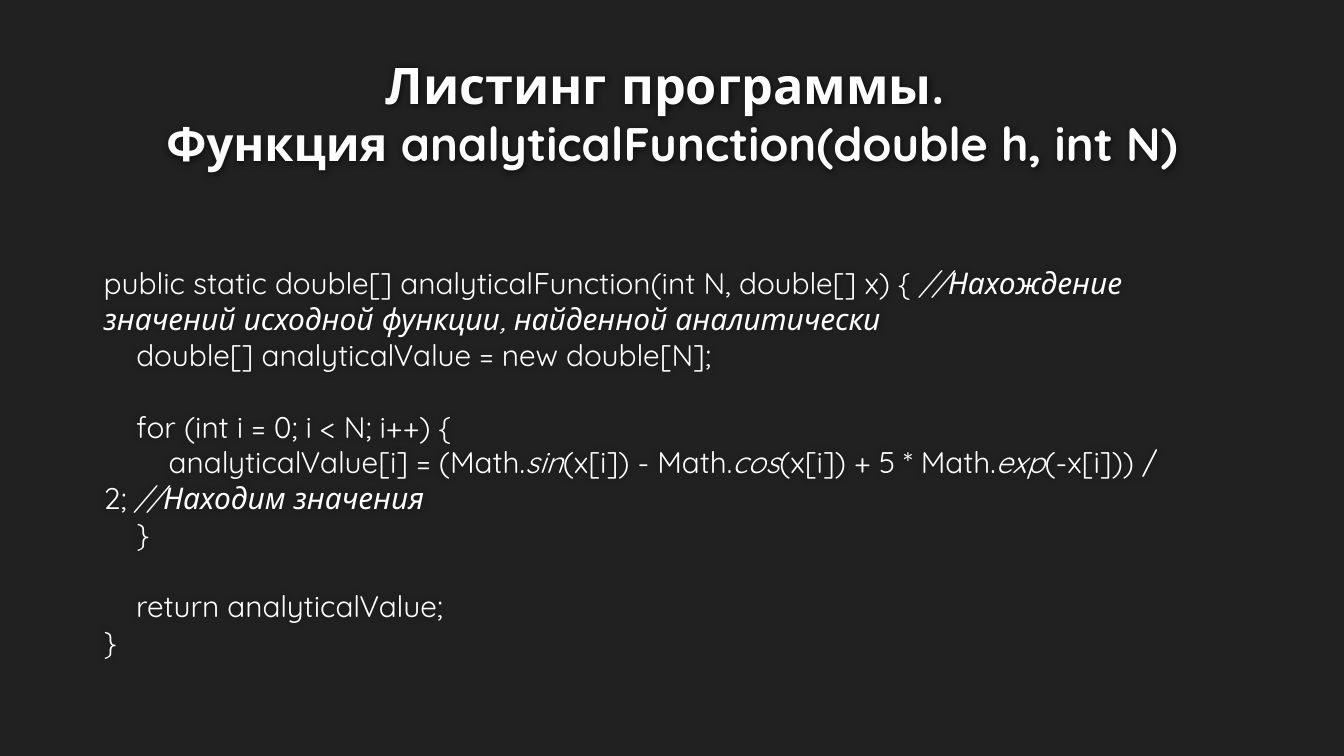
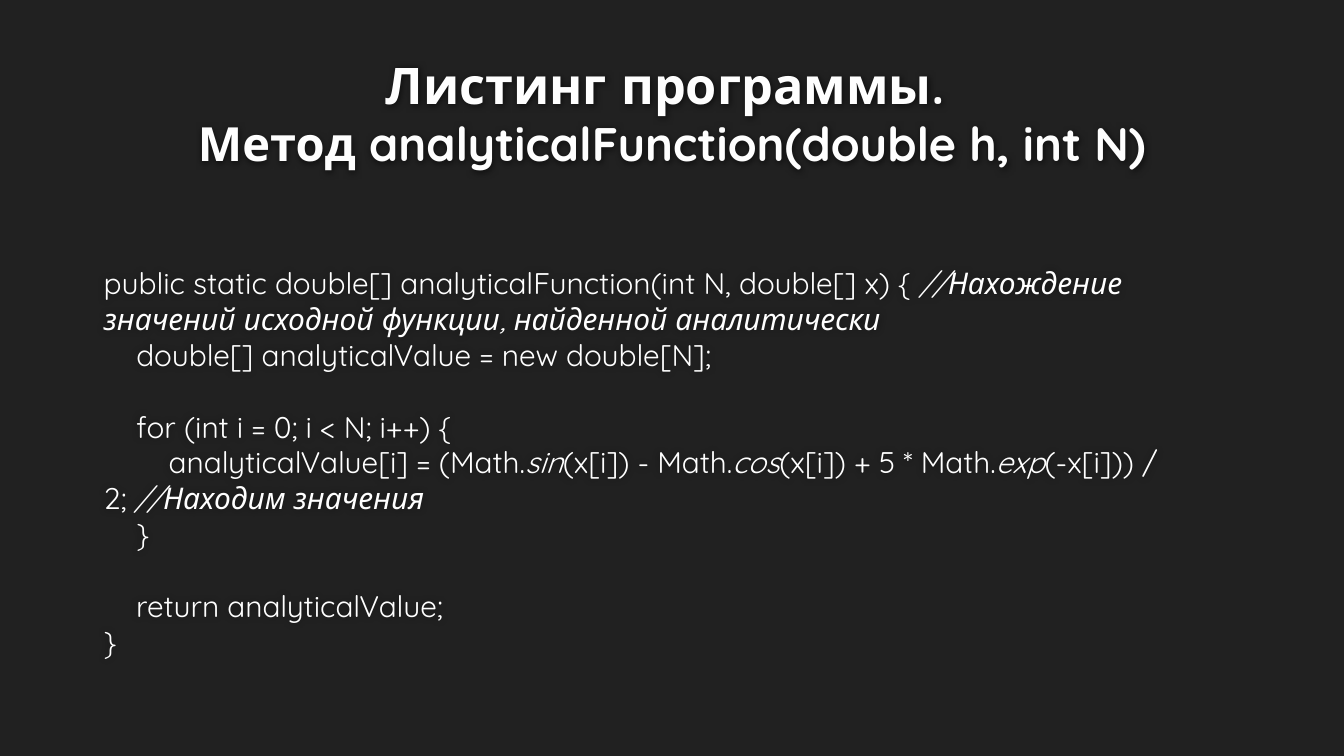
Before and after one commit to VladimirSolodilov/Programming, a slide deck: slide 17 of Вычислительная математика/Курсовой проект/Презентация к курсовому проекту.pptx. Drawn at 1344x756 pixels with LibreOffice and Linux fonts; fonts in the diff are those of the drawing; background and template pictures are left out. Boxes give left, top, right and bottom in pixels: in the first picture for what was removed or moved away, otherwise in the second. Text is boxed around its words. In the diff, an @@ line names an element or a change of style, - is before the commit and + after.

```diff
--- a/Вычислительная математика/Курсовой проект/Презентация к курсовому проекту.pptx
+++ b/Вычислительная математика/Курсовой проект/Презентация к курсовому проекту.pptx
@@ title at bbox=[198, 68, 1145, 171]: text changed @@
-Листинг программы.
-Функция analyticalFunction(double h, int N)
+Листинг программы.
+Метод analyticalFunction(double h, int N)
```
Also in this commit, not shown: 7 other slides changed, 1 slide added, 3 other files.
